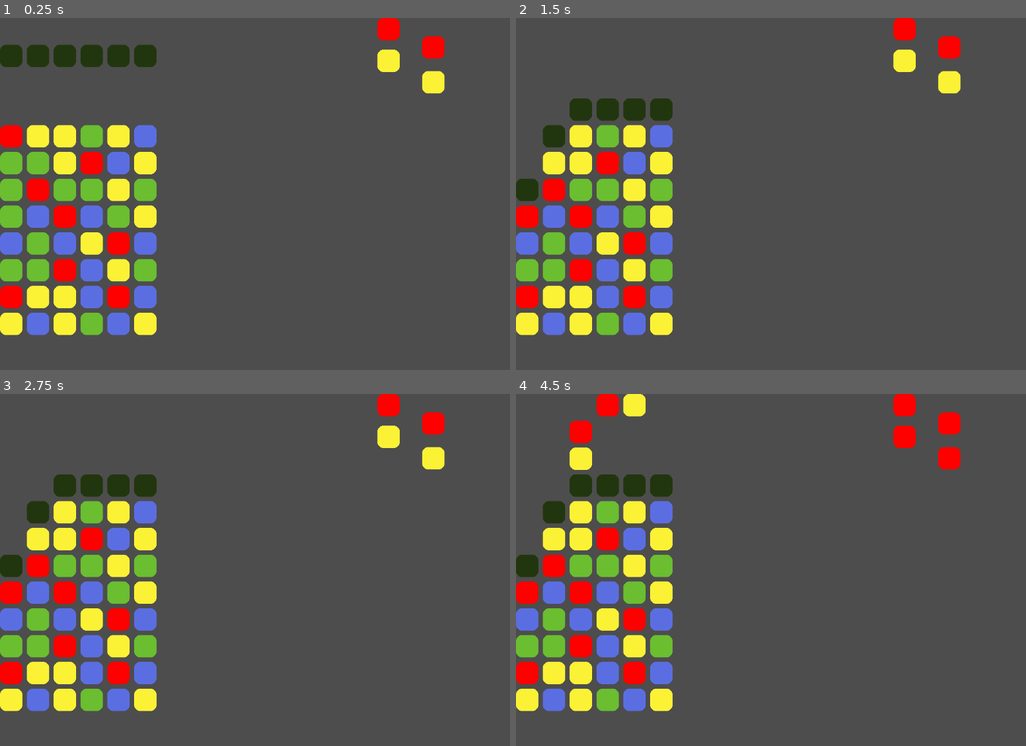
Above: before the commit, frames 1-4 (two rows, left to right).
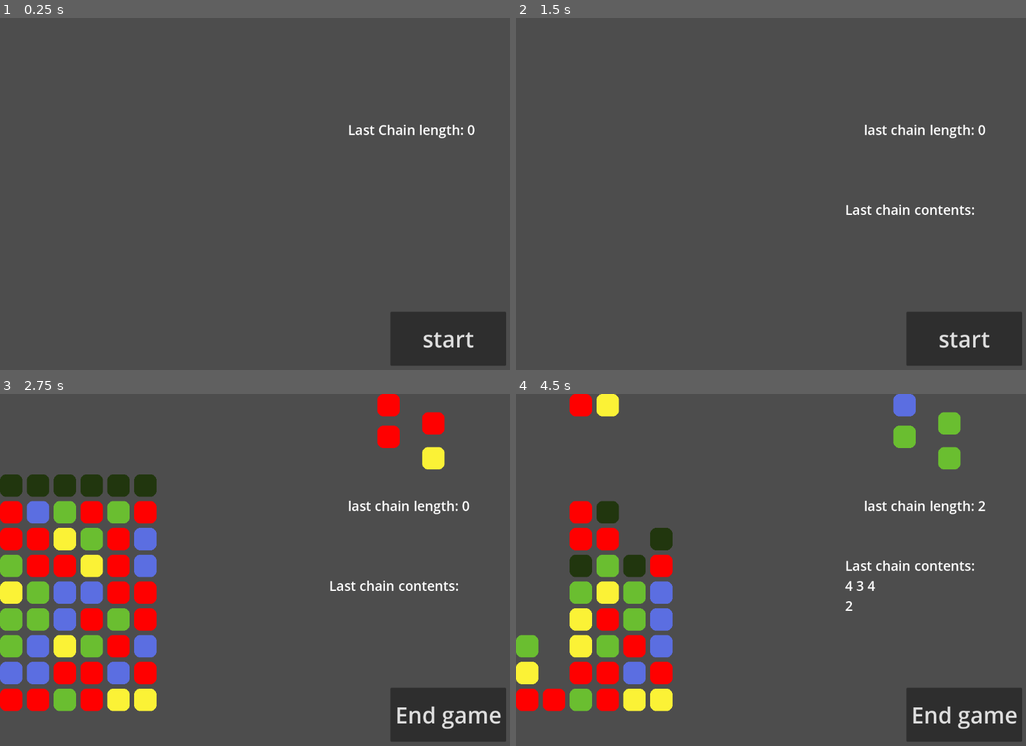
Above: after the commit, the same moments.

Repository: MarGamaDev/PuyoPuyoLike
Game: Godot game, scene res://Scenes/game_manager.tscn
Same seed, same stepped clock (60 frames per second), same inputs: the game is played once before the commit and once after it. This scene is started directly instead of the project's main scene.
Inputs (mouse positions are in pixels of both pictures, inside the frame that each line leads up to):
- Up to frame 1 (0.25 s): no input
- Up to frame 2 (1.5 s): click (964, 338) at 0.5 s, where only the run after the commit has a clickable "start"; click (964, 338) at 1.25 s, where only the run after the commit has a clickable "End game"
- Up to frame 3 (2.75 s): click (448, 714) at 2 s, where only the run after the commit has a clickable "start"
- Up to frame 4 (4.5 s): tap Enter at 2.75 s; hold D (puyo_right) 2.78-3.53 s; tap 1 (TESTING_player_spawn) at 2.85, 4.35 s; tap Space at 3.5 s; hold S (puyo_down) 3.53-4.28 s; tap J (puyo_rotate) at 3.6 s; hold D (puyo_right) from 4.28 s (still down)

The runs differ from the first frame. In frame 1, 19% of the frame differs, in the area x 0-100%, y 0-99%; in frame 2, 18%; in frame 3, 16%; in frame 4, 18%.

Commit message:
added starting and ending and chain tracking function to gamemanager

Diff:
--- a/Scenes/game_manager.tscn
+++ b/Scenes/game_manager.tscn
@@ -7,6 +7,73 @@
 script = ExtResource("1_oj352")
 
 [node name="GridManager" parent="." instance=ExtResource("2_e5fcp")]
+visible = false
+
+[node name="UI" type="CanvasLayer" parent="."]
+
+[node name="Button" type="Button" parent="UI"]
+anchors_preset = 3
+anchor_left = 1.0
+anchor_top = 1.0
+anchor_right = 1.0
+anchor_bottom = 1.0
+offset_left = -279.0
+offset_top = -142.0
+offset_right = -20.0
+offset_bottom = -21.0
+grow_horizontal = 0
+grow_vertical = 0
+theme_override_font_sizes/font_size = 50
+text = "start"
+
+[node name="EndButton" type="Button" parent="UI"]
+visible = false
+anchors_preset = 3
+anchor_left = 1.0
+anchor_top = 1.0
+anchor_right = 1.0
+anchor_bottom = 1.0
+offset_left = -279.0
+offset_top = -142.0
+offset_right = -20.0
+offset_bottom = -21.0
+grow_horizontal = 0
+grow_vertical = 0
+theme_override_font_sizes/font_size = 50
+text = "End game"
+
+[node name="ChainLengthLabel" type="Label" parent="UI"]
+anchors_preset = 6
+anchor_left = 1.0
+anchor_top = 0.5
+anchor_right = 1.0
+anchor_bottom = 0.5
+offset_left = -374.0
+offset_top = -171.0
+offset_right = -90.0
+offset_bottom = -129.0
+grow_horizontal = 0
+grow_vertical = 2
+theme_override_font_sizes/font_size = 30
+text = "Last Chain length: 0"
+
+[node name="ChainRecipieLabel" type="Label" parent="UI"]
+anchors_preset = 6
+anchor_left = 1.0
+anchor_top = 0.5
+anchor_right = 1.0
+anchor_bottom = 0.5
+offset_left = -416.0
+offset_top = 8.0
+offset_right = -104.0
+offset_bottom = 50.0
+grow_horizontal = 0
+grow_vertical = 2
+theme_override_font_sizes/font_size = 30
 
 [connection signal="chain_pop" from="GridManager" to="." method="chain_popped"]
 [connection signal="life_loss" from="GridManager" to="." method="lose_life"]
+[connection signal="pressed" from="UI/Button" to="." method="_on_test_button_pressed"]
+[connection signal="pressed" from="UI/Button" to="GridManager" method="start_game"]
+[connection signal="pressed" from="UI/EndButton" to="." method="_test_on_end_button_pressed"]
+[connection signal="pressed" from="UI/EndButton" to="GridManager" method="end_game"]
--- a/scripts/game_manager.gd
+++ b/scripts/game_manager.gd
@@ -1,9 +1,43 @@
 extends Node2D
 
+var last_chain_length : int = 0
+var last_chain_contents : String = "Last chain contents: "
 
 func lose_life():
 	print("life lost")
+	$GridManager.end_game()
+	$GridManager.hide()
+	test_reset_chain()
+
+#chain_pop.emit(puyos_to_pop[0][0].get_type(), puyos_to_pop.size(), chain_length)
+func chain_popped(puyos_to_pop : Array, chain_length: int):
+	var chain_string = ""
+	for puyo_group : Array in puyos_to_pop:
+		print("chain type: ", puyo_group[0].get_type(), " with ", puyo_group.size(), " puyos, chain length ", chain_length)
+		chain_string += "%s " % puyo_group[0].get_type()
+	if chain_length > 1:
+		last_chain_contents = last_chain_contents + "\n" + chain_string
+	else:
+		last_chain_contents = "Last chain contents: \n" + chain_string
+	$UI/ChainRecipieLabel.text = last_chain_contents
+	#updaing last chain length
+	last_chain_length = chain_length
+	$UI/ChainLengthLabel.text = "last chain length: %s" % last_chain_length
+
+func test_reset_chain():
+	last_chain_length  = 0
+	last_chain_contents = "Last chain contents: "
+	$UI/ChainLengthLabel.text = "last chain length: %s" % last_chain_length
+	$UI/ChainRecipieLabel.text = last_chain_contents
+
+func _on_test_button_pressed() -> void:
+	$GridManager.show()
+	$UI/Button.hide()
+	$UI/EndButton.show()
 
 
-func chain_popped(type : Puyo.PUYO_TYPE, number_popped: int, chain_length: int):
-	print("chain type: ", type, " with ", number_popped, " puyos, chain length ", chain_length)
+func _test_on_end_button_pressed() -> void:
+	$GridManager.hide()
+	$UI/EndButton.hide()
+	$UI/Button.show()
+	test_reset_chain()
--- a/scripts/grid_manager.gd
+++ b/scripts/grid_manager.gd
@@ -2,7 +2,7 @@
 
 signal board_check_delay
 signal life_loss
-signal chain_pop(type : Puyo.PUYO_TYPE, number_popped, chain_length)
+signal chain_pop(type : Array, chain_length)
 
 #loading the grid nodes to instantiate them
 @onready var grid_node_scene = load("res://Scenes/grid_node.tscn")
@@ -28,7 +28,6 @@
 var puyo_queue : Array[Array] = []
 #helps with delaying creating a player
 var player_create_flag = false
-var player_test_create_flag = false
 #if the player shoudl be able to input
 var player_input_flag = false
 
@@ -45,17 +44,42 @@
 #queue for if a player should be spawned or some other effect
 var spawn_queue : Array = []
 
+##used for testing and debugging
+var player_test_create_flag = false
+@export var test_fill_height = 8
+
 func _ready():
-	$PlayerDownTimer.set_wait_time(player_down_speed)
 	initialize_grid()
-	fill_grid(8)
+	#start_game()
+
+func start_game():
+	fill_grid(test_fill_height) ##remove when finishing with testing
 	fill_puyo_queue()
 	await get_tree().create_timer(0.7).timeout
 	#calling this initiates a board check and allows chaining
 	check_board(get_grouped_puyos())
 	await board_check_delay
 	player_test_create_flag = true
-	#create_player_puyo()
+
+func end_game():
+	#resetting grid
+	for i in range(0, grid_width):
+		for j in range(0, grid_height):
+			if grid[i][j].puyo != null:
+				grid[i][j].puyo.queue_free()
+			grid[i][j].reset()
+	#resetting game stuff
+	$PlayerDownTimer.stop()
+	puyos_to_pop = Array()
+	player_puyos = Array()
+	player_grid_positions = Array()
+	player_rotation = 0
+	puyo_queue = []
+	player_create_flag = false
+	player_input_flag = false
+	chain_length = 0
+	next_input_move = Vector2i.ZERO
+	spawn_queue = []
 
 func _physics_process(delta: float) -> void:
 	if player_input_flag:
@@ -187,14 +211,14 @@
 
 			#if the group is large enough, save it to the groups
 			if (node_group.size() >= 4):
-				print(node_group.size())
+				#print(node_group.size())
 				groups.append(node_group)
 
 			#set all nodes in the group as checked
 			for n in range(node_group.size()):
 				node_group[n].is_checked = true
 
-	print(str("found ", groups.size(), " groups"))
+	#print(str("found ", groups.size(), " groups"))
 	#set all nodes in the group as unchecked
 	for i in range(0, grid_width):
 		for j in range(0, grid_height):
@@ -268,13 +292,13 @@
 #starts a board check loop
 func check_board(puyos_to_pop : Array) -> bool:
 	if puyos_to_pop.is_empty():
-		print("chain: ", chain_length)
+		#print("chain: ", chain_length)
 		chain_length = 0
 		board_check_delay.emit()
 		return false
 	else:
 		chain_length += 1
-		chain_pop.emit(puyos_to_pop[0][0].get_type(), puyos_to_pop.size(), chain_length)
+		chain_pop.emit(puyos_to_pop, chain_length)
 		pop_puyos(puyos_to_pop)
 		var down_check = true
 		while down_check:
